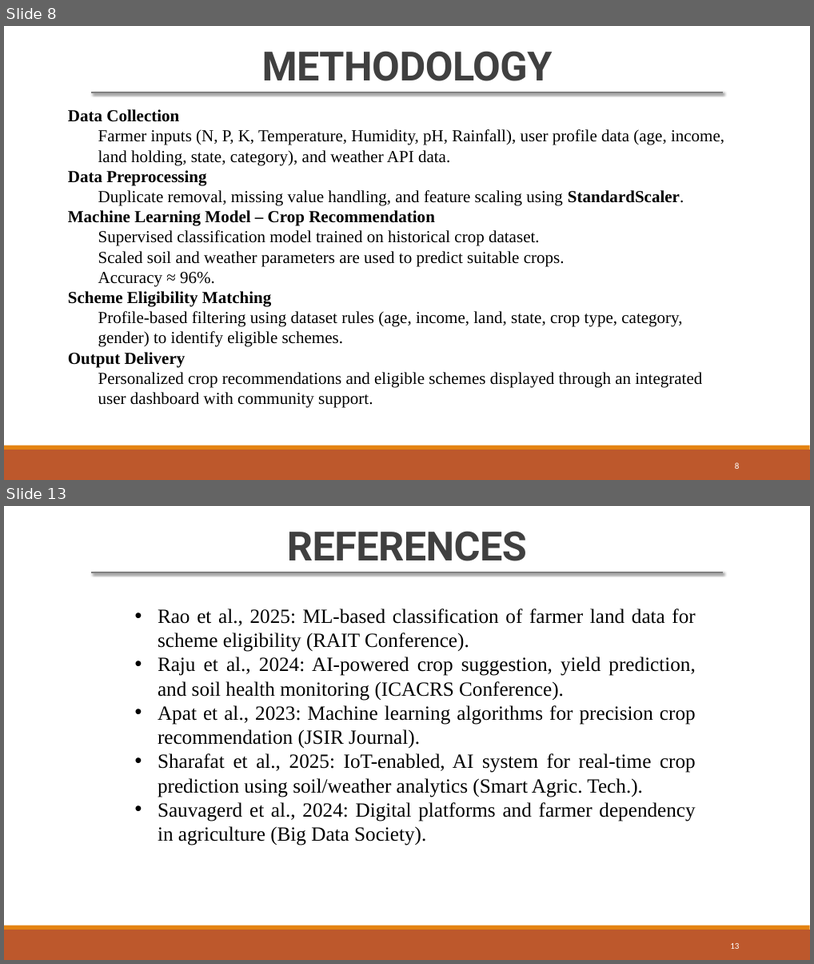
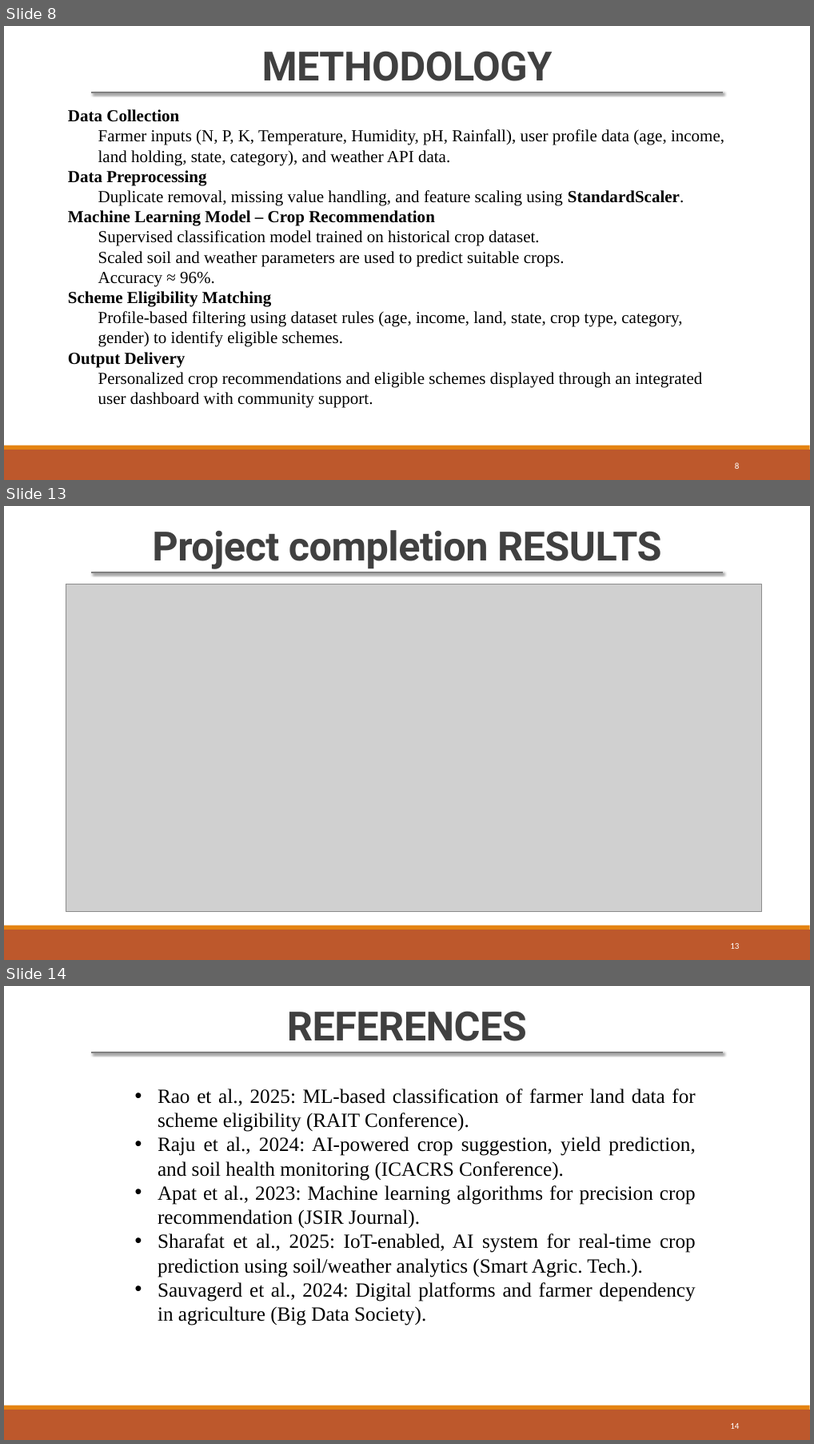
Before and after one commit to lokeshvivek2511/MyFinalYearProject1, a slide deck: Docs/ppt-t24-27-09.pptx. Shown one above the other, each under a label of ours: slides 8 and 13 before the commit, slides 8, 13 and 14 after it; the slides between them are not shown. The pictures are 814x964 and 814x1444 pixels, drawn with LibreOffice and Linux fonts; fonts in the diff are those of the drawing; grey boxes stand for pictures. Boxes give left, top, right and bottom in pixels: in the first picture for what was removed or moved away, otherwise in the second. Text is boxed around its words. In the diff, an @@ line names an element or a change of style, - is before the commit and + after.

```diff
--- a/Docs/ppt-t24-27-09.pptx
+++ b/Docs/ppt-t24-27-09.pptx
@@ slide 13 added at [4, 506, 810, 960], background #FFFFFF; not listed: 2 template elements that a slide beside it also shows @@
@@ text added at [152, 530, 662, 569], 48 pt, text #404040, bold @@
+Project completion RESULTS
@@ line added from (91, 572) to (723, 572), #808080 2 pt @@
@@ picture added at [66, 584, 762, 912] @@
@@ page number added at [730, 943, 739, 948], 10.5 pt, text #FFFFFF @@
+13
@@ what was slide 13 is now slide 14 @@
@@ page number at [730, 1423, 739, 1428]: text changed @@
-13
+14
```
Also in this commit, not shown: 6 slides changed, 11 other files.
